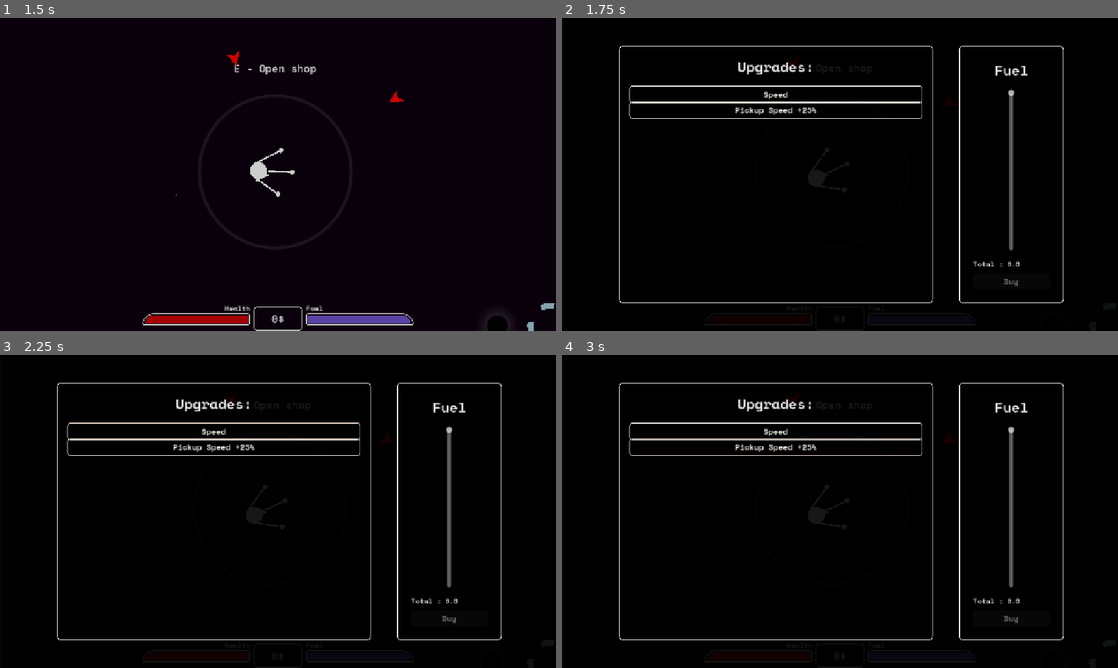
Above: before the commit, frames 1-4 (two rows, left to right).
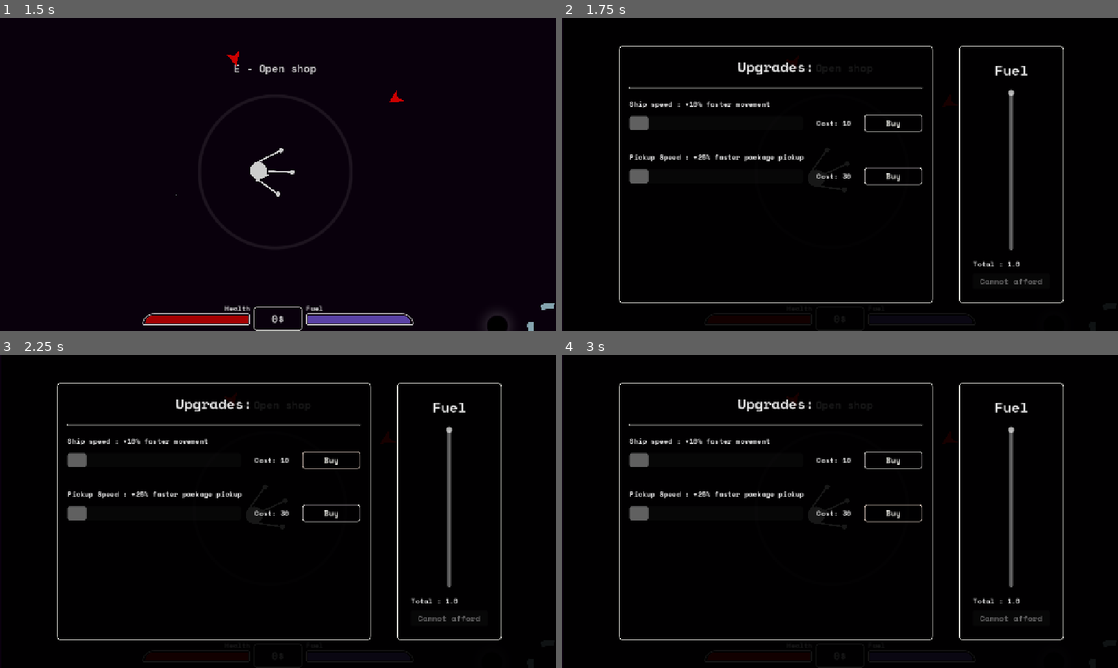
Above: after the commit, the same moments.

Repository: kokiheey/game-jam-repo
Game: Godot game, scene res://Scenes/main_menu.tscn
Same seed, same stepped clock (60 frames per second), same inputs: the game is played once before the commit and once after it.
Inputs (mouse positions are in pixels of both pictures, inside the frame that each line leads up to):
- Up to frame 1 (1.5 s): click "Start game" at 0.5 s; move the mouse to (400, 158) at 1.27 s; hold W (moveForward) from 1.28 s (still down); click (400, 158) at 1.42 s
- Up to frame 2 (1.75 s): keep holding W (moveForward); tap E (openShop) at 1.52 s
- Up to frame 3 (2.25 s): release W (moveForward) at 2 s; click "Speed" (after the commit: "Buy") at 2 s
- Up to frame 4 (3 s): click "Pickup Speed +25%" (after the commit: "Buy") at 2.75 s

Frame 1 is identical in both runs. In frame 2, 2.7% of the frame differs, in the area x 12-87%, y 21-86%; in frame 3, 2.7%; in frame 4, 2.7%.

Commit message:
Implement shop

Diff:
--- a/gmtk2026/Scenes/ShopUI.tscn
+++ b/gmtk2026/Scenes/ShopUI.tscn
@@ -35,17 +35,17 @@
 theme_override_constants/margin_right = 128
 theme_override_constants/margin_bottom = 64
 
-[node name="BoxContainer" type="HBoxContainer" parent="MarginContainer" unique_id=246742358]
+[node name="HBoxContainer" type="HBoxContainer" parent="MarginContainer" unique_id=246742358]
 layout_mode = 2
 theme_override_constants/separation = 60
 
-[node name="ShopBorder" type="Panel" parent="MarginContainer/BoxContainer" unique_id=22245421]
+[node name="ShopBorder" type="Panel" parent="MarginContainer/HBoxContainer" unique_id=22245421]
 layout_mode = 2
 size_flags_horizontal = 3
 size_flags_stretch_ratio = 3.0
 theme_override_styles/panel = ExtResource("3_vovli")
 
-[node name="MarginContainer" type="MarginContainer" parent="MarginContainer/BoxContainer/ShopBorder" unique_id=965019185]
+[node name="MarginContainer" type="MarginContainer" parent="MarginContainer/HBoxContainer/ShopBorder" unique_id=965019185]
 layout_mode = 1
 anchors_preset = 15
 anchor_right = 1.0
@@ -57,35 +57,103 @@
 theme_override_constants/margin_right = 24
 theme_override_constants/margin_bottom = 24
 
-[node name="VBoxContainer" type="VBoxContainer" parent="MarginContainer/BoxContainer/ShopBorder/MarginContainer" unique_id=1686831781]
+[node name="VBoxContainer" type="VBoxContainer" parent="MarginContainer/HBoxContainer/ShopBorder/MarginContainer" unique_id=1686831781]
 layout_mode = 2
 theme_override_constants/separation = 24
 
-[node name="Label" type="Label" parent="MarginContainer/BoxContainer/ShopBorder/MarginContainer/VBoxContainer" unique_id=1970883188]
+[node name="Label" type="Label" parent="MarginContainer/HBoxContainer/ShopBorder/MarginContainer/VBoxContainer" unique_id=1970883188]
 layout_mode = 2
 size_flags_horizontal = 4
 size_flags_vertical = 1
 theme_override_font_sizes/font_size = 32
 text = "Upgrades:"
 
-[node name="VBoxContainer" type="VBoxContainer" parent="MarginContainer/BoxContainer/ShopBorder/MarginContainer/VBoxContainer" unique_id=921356195]
+[node name="Panel" type="Panel" parent="MarginContainer/HBoxContainer/ShopBorder/MarginContainer/VBoxContainer" unique_id=1460966752]
+custom_minimum_size = Vector2(1, 2)
+layout_mode = 2
+theme_override_styles/panel = ExtResource("3_vovli")
+
+[node name="VBoxContainer" type="VBoxContainer" parent="MarginContainer/HBoxContainer/ShopBorder/MarginContainer/VBoxContainer" unique_id=921356195]
+layout_mode = 2
+theme_override_constants/separation = 50
+
+[node name="SpeedUpgradeLayout2" type="VBoxContainer" parent="MarginContainer/HBoxContainer/ShopBorder/MarginContainer/VBoxContainer/VBoxContainer" unique_id=1038443228]
+layout_mode = 2
+theme_override_constants/separation = 8
+
+[node name="Label" type="Label" parent="MarginContainer/HBoxContainer/ShopBorder/MarginContainer/VBoxContainer/VBoxContainer/SpeedUpgradeLayout2" unique_id=1740009365]
+layout_mode = 2
+text = "Ship speed : +10% faster movement"
+
+[node name="MarginContainer" type="MarginContainer" parent="MarginContainer/HBoxContainer/ShopBorder/MarginContainer/VBoxContainer/VBoxContainer/SpeedUpgradeLayout2" unique_id=377065882]
 layout_mode = 2
 
-[node name="SpeedButton" type="Button" parent="MarginContainer/BoxContainer/ShopBorder/MarginContainer/VBoxContainer/VBoxContainer" unique_id=1919763186]
+[node name="HBoxContainer" type="HBoxContainer" parent="MarginContainer/HBoxContainer/ShopBorder/MarginContainer/VBoxContainer/VBoxContainer/SpeedUpgradeLayout2" unique_id=34335861]
 layout_mode = 2
-text = "Speed"
 
-[node name="CollectionSpeed" type="Button" parent="MarginContainer/BoxContainer/ShopBorder/MarginContainer/VBoxContainer/VBoxContainer" unique_id=1470090849]
+[node name="ProgressBar" type="ProgressBar" parent="MarginContainer/HBoxContainer/ShopBorder/MarginContainer/VBoxContainer/VBoxContainer/SpeedUpgradeLayout2/HBoxContainer" unique_id=2014197534]
 layout_mode = 2
-text = "Pickup Speed +25%"
+size_flags_horizontal = 3
+size_flags_vertical = 1
+size_flags_stretch_ratio = 3.0
+max_value = 10.0
+value = 1.0
+show_percentage = false
+
+[node name="Cost" type="Label" parent="MarginContainer/HBoxContainer/ShopBorder/MarginContainer/VBoxContainer/VBoxContainer/SpeedUpgradeLayout2/HBoxContainer" unique_id=1250209535]
+layout_mode = 2
+size_flags_horizontal = 3
+text = "Cost: 10"
+horizontal_alignment = 1
+vertical_alignment = 1
+
+[node name="SpeedButton" type="Button" parent="MarginContainer/HBoxContainer/ShopBorder/MarginContainer/VBoxContainer/VBoxContainer/SpeedUpgradeLayout2/HBoxContainer" unique_id=638703673]
+layout_mode = 2
+size_flags_horizontal = 3
+text = "Buy"
+
+[node name="PickupUpgardeLayout" type="VBoxContainer" parent="MarginContainer/HBoxContainer/ShopBorder/MarginContainer/VBoxContainer/VBoxContainer" unique_id=581054846]
+layout_mode = 2
+theme_override_constants/separation = 8
+
+[node name="Label" type="Label" parent="MarginContainer/HBoxContainer/ShopBorder/MarginContainer/VBoxContainer/VBoxContainer/PickupUpgardeLayout" unique_id=1487258672]
+layout_mode = 2
+text = "Pickup Speed : +25% faster package pickup"
+
+[node name="MarginContainer" type="MarginContainer" parent="MarginContainer/HBoxContainer/ShopBorder/MarginContainer/VBoxContainer/VBoxContainer/PickupUpgardeLayout" unique_id=1920854223]
+layout_mode = 2
+
+[node name="HBoxContainer" type="HBoxContainer" parent="MarginContainer/HBoxContainer/ShopBorder/MarginContainer/VBoxContainer/VBoxContainer/PickupUpgardeLayout" unique_id=571776137]
+layout_mode = 2
+
+[node name="ProgressBar" type="ProgressBar" parent="MarginContainer/HBoxContainer/ShopBorder/MarginContainer/VBoxContainer/VBoxContainer/PickupUpgardeLayout/HBoxContainer" unique_id=698691989]
+layout_mode = 2
+size_flags_horizontal = 3
+size_flags_vertical = 1
+size_flags_stretch_ratio = 3.0
+max_value = 10.0
+value = 1.0
+show_percentage = false
+
+[node name="Cost" type="Label" parent="MarginContainer/HBoxContainer/ShopBorder/MarginContainer/VBoxContainer/VBoxContainer/PickupUpgardeLayout/HBoxContainer" unique_id=349390183]
+layout_mode = 2
+size_flags_horizontal = 3
+text = "Cost: 30"
+horizontal_alignment = 1
+vertical_alignment = 1
+
+[node name="CollectionSpeed" type="Button" parent="MarginContainer/HBoxContainer/ShopBorder/MarginContainer/VBoxContainer/VBoxContainer/PickupUpgardeLayout/HBoxContainer" unique_id=1470090849]
+layout_mode = 2
+size_flags_horizontal = 3
+text = "Buy"
 autowrap_mode = 2
 
-[node name="PumpBorder" type="Panel" parent="MarginContainer/BoxContainer" unique_id=1174480143]
+[node name="PumpBorder" type="Panel" parent="MarginContainer/HBoxContainer" unique_id=1174480143]
 layout_mode = 2
 size_flags_horizontal = 3
 theme_override_styles/panel = ExtResource("3_vovli")
 
-[node name="MarginContainer" type="MarginContainer" parent="MarginContainer/BoxContainer/PumpBorder" unique_id=861338688]
+[node name="MarginContainer" type="MarginContainer" parent="MarginContainer/HBoxContainer/PumpBorder" unique_id=861338688]
 layout_mode = 1
 anchors_preset = 15
 anchor_right = 1.0
@@ -97,35 +165,35 @@
 theme_override_constants/margin_right = 32
 theme_override_constants/margin_bottom = 32
 
-[node name="VBoxContainer" type="VBoxContainer" parent="MarginContainer/BoxContainer/PumpBorder/MarginContainer" unique_id=1195510017]
+[node name="VBoxContainer" type="VBoxContainer" parent="MarginContainer/HBoxContainer/PumpBorder/MarginContainer" unique_id=1195510017]
 layout_mode = 2
 theme_override_constants/separation = 20
 
-[node name="Label" type="Label" parent="MarginContainer/BoxContainer/PumpBorder/MarginContainer/VBoxContainer" unique_id=298794540]
+[node name="Label" type="Label" parent="MarginContainer/HBoxContainer/PumpBorder/MarginContainer/VBoxContainer" unique_id=298794540]
 layout_mode = 2
 size_flags_horizontal = 4
 size_flags_vertical = 1
 theme_override_font_sizes/font_size = 32
 text = "Fuel"
 
-[node name="FuelSlider" type="VSlider" parent="MarginContainer/BoxContainer/PumpBorder/MarginContainer/VBoxContainer" unique_id=1464963872]
+[node name="FuelSlider" type="VSlider" parent="MarginContainer/HBoxContainer/PumpBorder/MarginContainer/VBoxContainer" unique_id=1464963872]
 layout_mode = 2
 size_flags_horizontal = 1
 size_flags_vertical = 3
 size_flags_stretch_ratio = 7.0
 
-[node name="VBoxContainer" type="VBoxContainer" parent="MarginContainer/BoxContainer/PumpBorder/MarginContainer/VBoxContainer" unique_id=1610066065]
+[node name="VBoxContainer" type="VBoxContainer" parent="MarginContainer/HBoxContainer/PumpBorder/MarginContainer/VBoxContainer" unique_id=1610066065]
 layout_mode = 2
 theme_override_constants/separation = 10
 
-[node name="Label2" type="Label" parent="MarginContainer/BoxContainer/PumpBorder/MarginContainer/VBoxContainer/VBoxContainer" unique_id=870065879]
+[node name="Label2" type="Label" parent="MarginContainer/HBoxContainer/PumpBorder/MarginContainer/VBoxContainer/VBoxContainer" unique_id=870065879]
 layout_mode = 2
 text = "Total : "
 
-[node name="Button" type="Button" parent="MarginContainer/BoxContainer/PumpBorder/MarginContainer/VBoxContainer/VBoxContainer" unique_id=357099398]
+[node name="Button" type="Button" parent="MarginContainer/HBoxContainer/PumpBorder/MarginContainer/VBoxContainer/VBoxContainer" unique_id=357099398]
 layout_mode = 2
 size_flags_vertical = 3
 text = "Buy"
 
-[connection signal="value_changed" from="MarginContainer/BoxContainer/PumpBorder/MarginContainer/VBoxContainer/FuelSlider" to="." method="_on_fuel_slider_value_changed"]
-[connection signal="pressed" from="MarginContainer/BoxContainer/PumpBorder/MarginContainer/VBoxContainer/VBoxContainer/Button" to="." method="_on_button_pressed"]
+[connection signal="value_changed" from="MarginContainer/HBoxContainer/PumpBorder/MarginContainer/VBoxContainer/FuelSlider" to="." method="_on_fuel_slider_value_changed"]
+[connection signal="pressed" from="MarginContainer/HBoxContainer/PumpBorder/MarginContainer/VBoxContainer/VBoxContainer/Button" to="." method="_on_button_pressed"]
--- a/gmtk2026/Scripts/shop.gd
+++ b/gmtk2026/Scripts/shop.gd
@@ -9,33 +9,44 @@
 
 var money : int
 @export var fuelPrice : float = 1
-@export var speedUpgradeCost     : int = 1
-@export var waypointDistanceCost : int = 1
-@export var pickupSpeedCost  : int = 1
+@export var speedUpgradeCost : int = 10
+@export var speedCostIncrease : int = 10
+@export var pickupSpeedCost  : int = 30
+@export var pickupCostIncrease  : int = 20
 var MAX_FUEL : float = 100.0
 var current_fuel : float = 0
 var upgrades : Array = []
 var new_fuel_ammount : float = 0.0
 
-@onready var pump : VSlider = $MarginContainer/BoxContainer/PumpBorder/MarginContainer/VBoxContainer/FuelSlider
-@onready var fuellabel : Label = $MarginContainer/BoxContainer/PumpBorder/MarginContainer/VBoxContainer/VBoxContainer/Label2
-@onready var buyFuel : Button = $MarginContainer/BoxContainer/PumpBorder/MarginContainer/VBoxContainer/VBoxContainer/Button
+@onready var pump : VSlider = $MarginContainer/HBoxContainer/PumpBorder/MarginContainer/VBoxContainer/FuelSlider
+@onready var fuellabel : Label = $MarginContainer/HBoxContainer/PumpBorder/MarginContainer/VBoxContainer/VBoxContainer/Label2
+@onready var buyFuel : Button = $MarginContainer/HBoxContainer/PumpBorder/MarginContainer/VBoxContainer/VBoxContainer/Button
+
+@onready var BuySpeedButton : Button = $MarginContainer/HBoxContainer/ShopBorder/MarginContainer/VBoxContainer/VBoxContainer/SpeedUpgradeLayout2/HBoxContainer/SpeedButton
+@onready var BuyPickupButton : Button =$MarginContainer/HBoxContainer/ShopBorder/MarginContainer/VBoxContainer/VBoxContainer/PickupUpgardeLayout/HBoxContainer/CollectionSpeed
+@onready var SpeedPriceLabel : Label = $MarginContainer/HBoxContainer/ShopBorder/MarginContainer/VBoxContainer/VBoxContainer/SpeedUpgradeLayout2/HBoxContainer/Cost
+@onready var PickupPriceLabel : Label = $MarginContainer/HBoxContainer/ShopBorder/MarginContainer/VBoxContainer/VBoxContainer/PickupUpgardeLayout/HBoxContainer/Cost
+@onready var SpeedProgress : ProgressBar = $MarginContainer/HBoxContainer/ShopBorder/MarginContainer/VBoxContainer/VBoxContainer/SpeedUpgradeLayout2/HBoxContainer/ProgressBar
+@onready var PickpuProgress : ProgressBar = $MarginContainer/HBoxContainer/ShopBorder/MarginContainer/VBoxContainer/VBoxContainer/PickupUpgardeLayout/HBoxContainer/ProgressBar
 
 func try_purchase(index : int):
 	var upgrade = upgrades[index]
 	if money >= upgrade["cost"]:
 		money -= upgrade["cost"]
+		upgrade["bar"].value += 1
+		upgrade["cost"] += upgrade["inc"]
+		upgrade["label"].text = "Cost : " + str(upgrade["cost"]) + "$"
 		upgrade["signal"].emit()
 		moneyChanged.emit(money)
 
 func _ready():
 	pump.value = current_fuel
 	upgrades = [
-		{ "cost": speedUpgradeCost    , "signal": boughtSpeed},
-		{ "cost": pickupSpeedCost     , "signal": boughtPickupSpeed },
+		{ "cost": speedUpgradeCost, "inc": speedCostIncrease, "signal": boughtSpeed, "label": SpeedPriceLabel, "bar": SpeedProgress},
+		{ "cost": pickupSpeedCost, "inc": pickupCostIncrease, "signal": boughtPickupSpeed, "label": PickupPriceLabel, "bar": PickpuProgress },
 	]
-	$MarginContainer/BoxContainer/ShopBorder/MarginContainer/VBoxContainer/VBoxContainer/SpeedButton.pressed.connect(try_purchase.bind(0))
-	$MarginContainer/BoxContainer/ShopBorder/MarginContainer/VBoxContainer/VBoxContainer/CollectionSpeed.pressed.connect(try_purchase.bind(1))
+	BuySpeedButton.pressed.connect(try_purchase.bind(0))
+	BuyPickupButton.pressed.connect(try_purchase.bind(1))
 
 
 func open(mxfuel : float, fuel : float):
@@ -60,9 +71,12 @@
 		buyFuel.disabled = true
 
 func _on_fuel_slider_value_changed(value: float) -> void:
-	var maxAfford = (money / fuelPrice) * 100 / MAX_FUEL
-	pump.value = max(current_fuel, min(value * MAX_FUEL / 100, min(MAX_FUEL, maxAfford + current_fuel))) / MAX_FUEL * 100
-	new_fuel_ammount = max(current_fuel, min(value * MAX_FUEL / 100, min(MAX_FUEL, maxAfford + current_fuel)))
+	#var maxAfford = (float(money) / fuelPrice) * 100 / MAX_FUEL
+	#pump.value = max(current_fuel, min(value * MAX_FUEL / 100, min(MAX_FUEL, maxAfford + current_fuel))) / MAX_FUEL * 100
+	pump.value = max(current_fuel, min(value * MAX_FUEL / 100, MAX_FUEL)) / MAX_FUEL * 100
+
+	#new_fuel_ammount = max(current_fuel, min(value * MAX_FUEL / 100, min(MAX_FUEL, maxAfford + current_fuel)))
+	new_fuel_ammount = max(current_fuel, min(value * MAX_FUEL / 100, MAX_FUEL))
 	update_fuel_shop()
 
 
@@ -73,3 +87,4 @@
 	bought_fuel.emit(new_fuel_ammount - current_fuel)
 	moneyChanged.emit(money)
 	current_fuel = new_fuel_ammount
+	update_fuel_shop()
